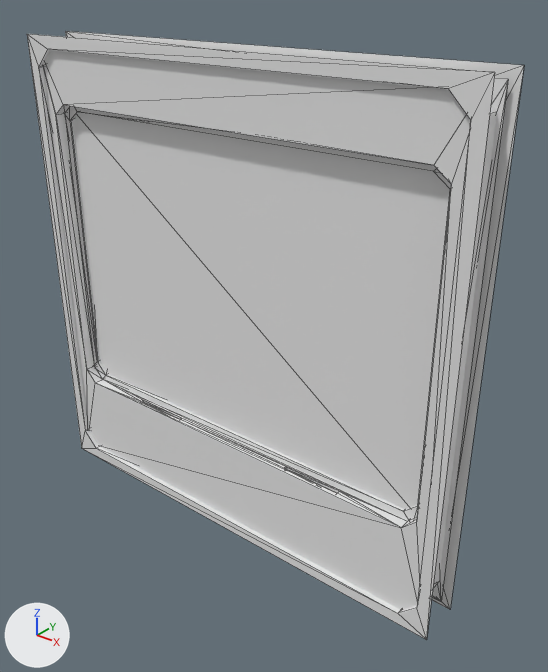
A saved change to the FBX model Assets/Models/Walls/wall_window_big.FBX.
Camera for both pictures: a 50 mm camera at (2.48, -2.76, 3.02) aimed at (0.2, 0.09, 1.26). Arrows for +X, +Y and +Z are at lower left; the lights stay in place. Mesh edges are drawn as thin lines. Where no turn or scale is listed for an object, it has been applied to the vertices.

The first picture shows 'glass_window_big', 'wall_window_big'.
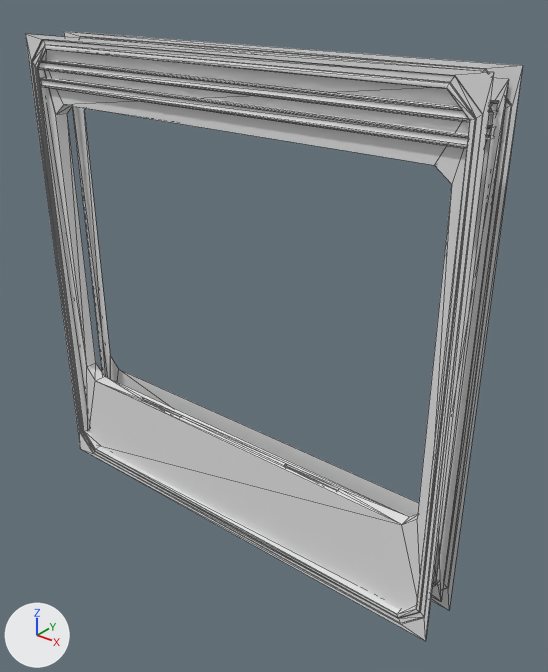
Commit message: walls added

Changed parts and their boxes [x1, y1, x2, y2] in the pictures (548 x 672 px; the box of a moved part takes in the faces that stretch with it):
'wall_window_big', reshaped: before [27, 31, 524, 640]; after [25, 31, 523, 641]
'glass_window_big', deleted: before [72, 112, 450, 510]
part 1 of me_mesh, rebuilt (19% wider, 39% taller): before [65, 106, 451, 521]; after [64, 31, 523, 610]
part 2 of me_mesh, added: after [25, 34, 494, 641]
part 3 of me_mesh, added: after [486, 125, 492, 140]
part 4 of me_mesh, added: after [40, 78, 468, 148]
part 5 of me_mesh, added: after [489, 100, 498, 115]
part 6 of me_mesh, moved or reshaped: before [27, 31, 524, 640]; after [39, 60, 508, 610]

Edits to the bpy script that builds the scene:
```text
Change me_mesh:
    used by ob_wall_window_big; location = (0.0, 0.0, 1.35)
    remove me_mesh.from_pydata(...)  # 106 vertices, 180 faces; spans x -1.35..1.35, y -0.13..0.13, z -1.35..1.35
    add me_mesh.from_pydata(...)  # 282 vertices, 428 faces; spans x -1.35..1.35, y -0.14..0.12, z -1.35..1.35
    me_mesh part 1: the loose piece of 32 vertices spanning x -1.24..1.24, y -0.04..0.07, z -0.79..1.01 is rebuilt with 76 vertices and now spans x -1.35..1.35, y 0.07..0.12, z -1.35..1.35
    me_mesh part 2: a new loose piece of 76 vertices spanning x -1.35..1.35, y -0.14..-0.09, z -1.35..1.35
    me_mesh part 3: a new loose piece of 20 vertices spanning x -1.28..1.28, y 0.07..0.11, z 1.08..1.13
    me_mesh part 4: a new loose piece of 20 vertices spanning x -1.28..1.28, y -0.13..-0.09, z 1.08..1.13
    me_mesh part 5: a new loose piece of 20 vertices spanning x -1.28..1.28, y 0.07..0.11, z 1.17..1.22
    me_mesh part 6
    52 vertices are removed from x -1.35..1.35, y -0.13..0.13, z -1.35..1.35
    119 faces are deleted
    2 vertices move within x -0.4, y -0.07..-0.05, z -0.77
    33 vertices are added at x -1.22..1.28, y -0.13..0.1, z -0.77..1.22
    6 new vertices lie (0.0, 0.08, 0.0) away from vertices in x -1.22..1.22, y -0.1, z -0.67..0.99
    9 new vertices lie (-2.56, 0.0, 0.0) away from vertices in x 1.28, y -0.13..-0.09, z 1.17..1.22
    81 new faces join them
Remove ob_glass_window_big:
    ob_glass_window_big = bpy.data.objects.new('glass_window_big', me_mesh_001)
    ob_glass_window_big.location = (0.004, -0.018, 1.649)
```
